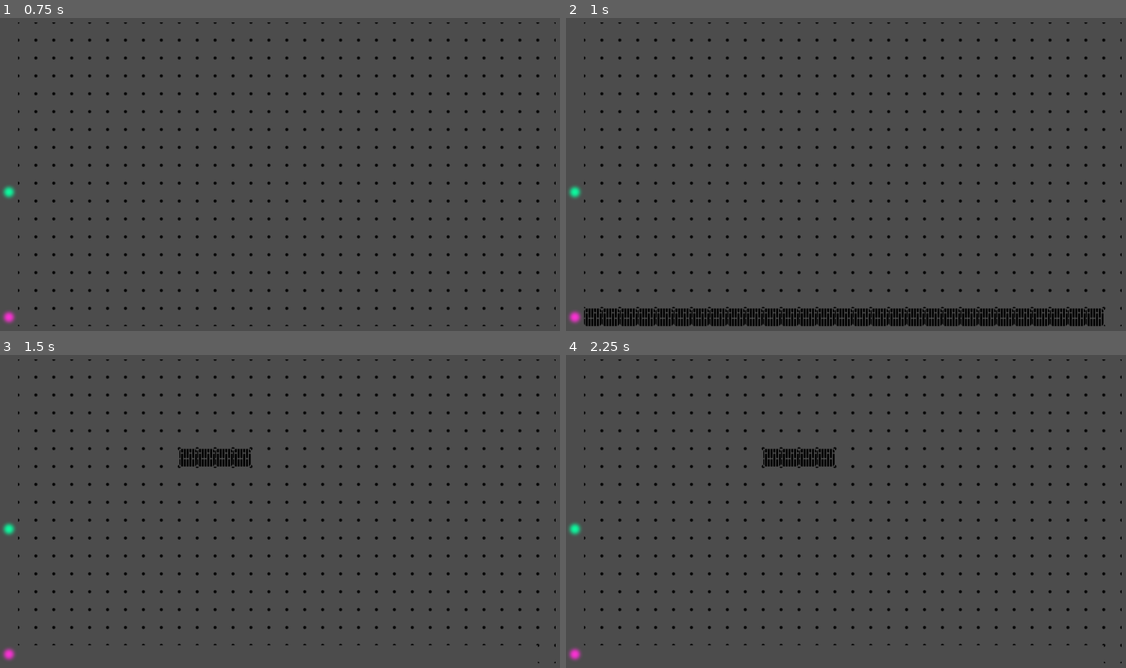
Above: before the commit, frames 1-4 (two rows, left to right).
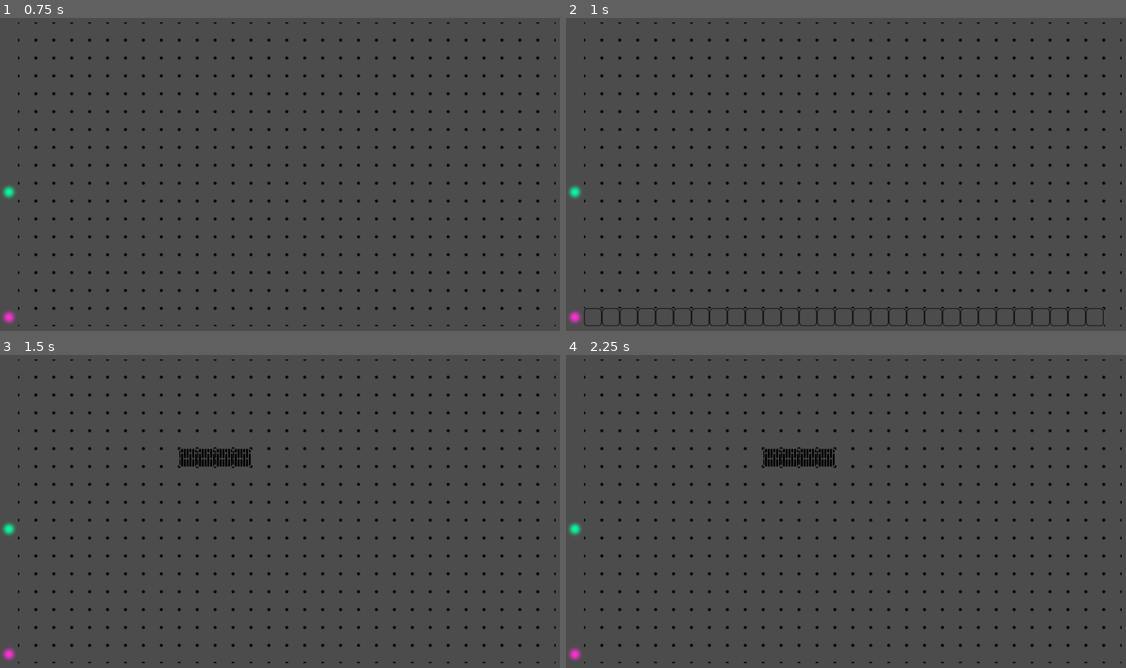
Above: after the commit, the same moments.

Repository: Henry38/Lithotris
Game: Godot game, scene res://scenes/Main.tscn
Two runs of this game, one before a commit and one after it. Both use one fixed random seed, a clock stepped at 60 frames per second and the inputs below.
Inputs (mouse positions are in pixels of both pictures, inside the frame that each line leads up to):
- Up to frame 1 (0.75 s): tap Enter at 0.5 s; move the mouse to (414, 155) at 0.52 s; hold D (move_right) from 0.53 s (still down); hold Shift (lithography_power_up) from 0.53 s (still down); click (414, 155) at 0.67 s
- Up to frame 2 (1 s): keep holding D (move_right); keep holding Shift (lithography_power_up)
- Up to frame 3 (1.5 s): tap Space at 1.25 s; move the mouse to (173, 527) at 1.27 s; release D (move_right) at 1.28 s; release Shift (lithography_power_up) at 1.28 s; hold S (move_down) from 1.28 s (still down); tap Shift (lithography_power_up) at 1.35 s; click (173, 527) at 1.42 s
- Up to frame 4 (2.25 s): tap Enter at 2 s; move the mouse to (907, 436) at 2.02 s; release S (move_down) at 2.03 s; hold D (move_right) from 2.03 s (still down); hold Shift (lithography_power_up) from 2.03 s (still down); click (907, 436) at 2.17 s

Frame 1 is identical in both runs. In frame 2, 3.5% of the frame differs, in the area x 3-97%, y 92-99%; in frame 3, 0.1%; in frame 4, 0.1%.

Commit message:
fix lythography

Diff:
--- a/resources/tileset.tres
+++ b/resources/tileset.tres
@@ -6,6 +6,8 @@
 [ext_resource path="res://images/point-A.png" type="Texture" id=4]
 [ext_resource path="res://images/point-B.png" type="Texture" id=5]
 [ext_resource path="res://images/wall.png" type="Texture" id=6]
+[ext_resource path="res://images/resine.png" type="Texture" id=7]
+[ext_resource path="res://images/resin_clicked.png" type="Texture" id=8]
 
 [resource]
 0/name = "carré.png 0"
@@ -68,3 +70,23 @@
 5/navigation_offset = Vector2( 0, 0 )
 5/shapes = [  ]
 5/z_index = 0
+6/name = "resine.png 6"
+6/texture = ExtResource( 7 )
+6/tex_offset = Vector2( 0, 0 )
+6/modulate = Color( 1, 1, 1, 1 )
+6/region = Rect2( 0, 0, 64, 64 )
+6/tile_mode = 0
+6/occluder_offset = Vector2( 0, 0 )
+6/navigation_offset = Vector2( 0, 0 )
+6/shapes = [  ]
+6/z_index = 0
+7/name = "resin_clicked.png 7"
+7/texture = ExtResource( 8 )
+7/tex_offset = Vector2( 0, 0 )
+7/modulate = Color( 1, 1, 1, 1 )
+7/region = Rect2( 0, 0, 64, 64 )
+7/tile_mode = 0
+7/occluder_offset = Vector2( 0, 0 )
+7/navigation_offset = Vector2( 0, 0 )
+7/shapes = [  ]
+7/z_index = 0
--- a/scripts/TileMap.gd
+++ b/scripts/TileMap.gd
@@ -9,7 +9,7 @@
 var display_lithopgraphy_power_up = false
 var picking_resin_state_on = false
 
-var map_width : int = 30
+var map_width : int = 30	# TODO: remove this shit
 var map_height : int = 38
 
 var pathFinder = preload("res://scripts/PathFinder.gd").new()
@@ -66,16 +66,16 @@
 			removeResin()
 			$timer.set_paused(false)
 		elif event is InputEventMouseButton and event.pressed:
-			var cx = int(event.position.x / self.cell_size.x)
-			var cy = int(event.position.y / self.cell_size.y)
+			var cx = int(event.position.x / (self.cell_size.x * self.scale.x))
+			var cy = int(event.position.y / (self.cell_size.y * self.scale.y))
 
 			for r in resin_blocks:
 				if r == Vector2(cx,cy):
 					var id = self.get_cell(cx,cy)
-					if id <= 0:
-						self.set_cell(cx,cy,2)
-					if id == 2:
-						self.set_cell(cx,cy,-1)
+					if id == 7:
+						self.set_cell(cx,cy,6)
+					if id == 6:
+						self.set_cell(cx,cy,7)
 
 func trigger():
 	if current_block == null and preload_lithopgraphy_power_up:
@@ -213,14 +213,14 @@
 			var id = self.get_cell(x,y)
 			if id > 0:
 				resin_blocks.append(Vector2(x,y-1))
-				self.set_cell(x,y-1,2)
+				self.set_cell(x,y-1,6)
 				break
 
 func removeResin():
 	for p in resin_blocks:
 		var id = self.get_cell(p.x,p.y)
-		if id <= 0:
+		if id == 7:
 			var id_below = self.get_cell(p.x,p.y+1)
-			if id_below == 1:
-				self.set_cell(p.x,p.y+1,-1)
-		self.set_cell(p.x,p.y,-1)
+			if id_below == 2:
+				self.set_cell(p.x,p.y+1,0)
+		self.set_cell(p.x,p.y,0)
Binary file added: images/resin_clicked.png
Not shown, added: images/resin_clicked.png.import
Binary file added: images/resine.png
Not shown, added: images/resine.png.import
Not shown: 1 places in resources/tileset.tres that only renumber resources
